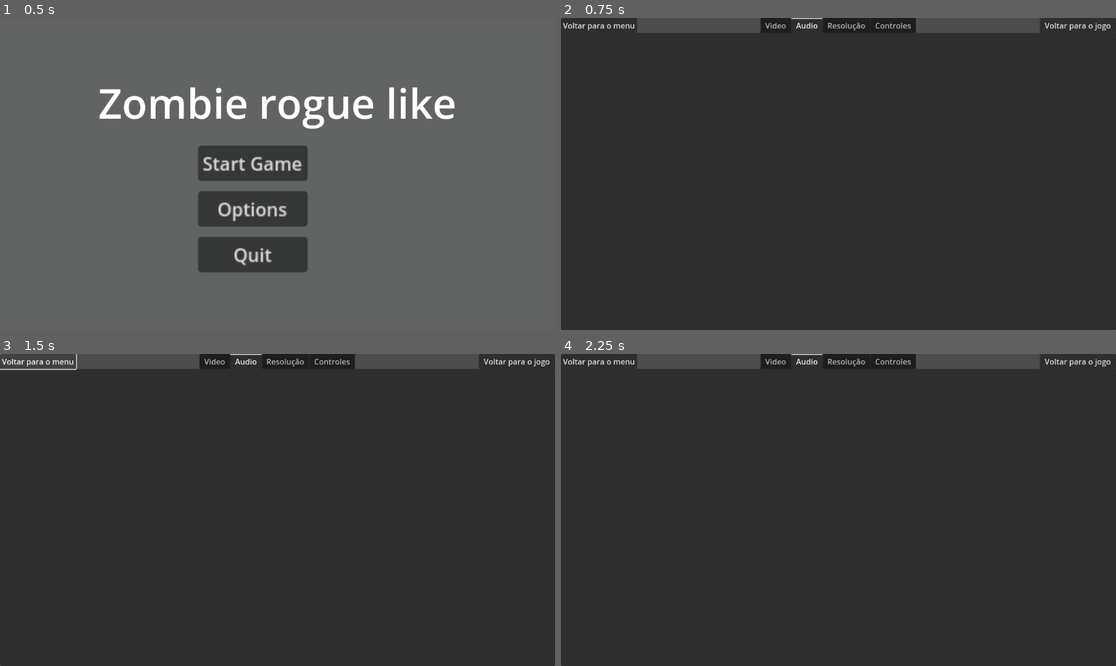
Above: before the commit, frames 1-4 (two rows, left to right).
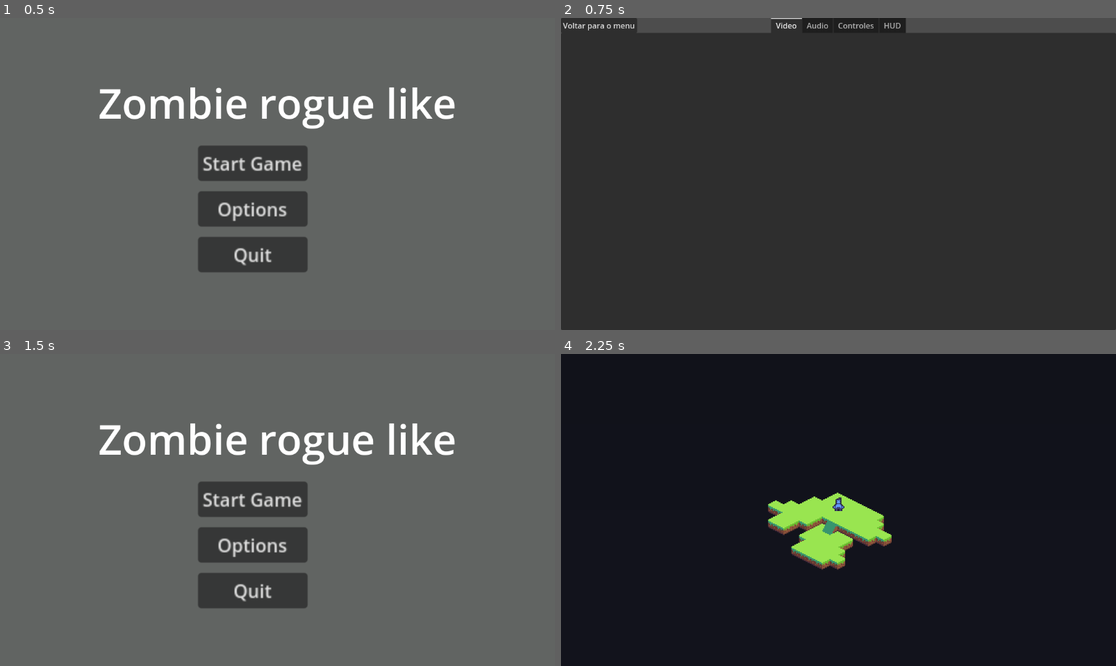
Above: after the commit, the same moments.

Repository: Kennykiller36/project-rogue-zombie
Game: Godot game, scene res://scenes/main_menu_scene/main_menu.tscn
Same seed, same stepped clock (60 frames per second), same inputs: the game is played once before the commit and once after it.
Inputs (mouse positions are in pixels of both pictures, inside the frame that each line leads up to):
- Up to frame 1 (0.5 s): no input
- Up to frame 2 (0.75 s): click "Options" at 0.5 s
- Up to frame 3 (1.5 s): click "Voltar para o menu" at 1.25 s
- Up to frame 4 (2.25 s): click (816, 500) at 2 s, where only the run after the commit has a clickable "Start Game"

Frame 1 is identical in both runs. In frame 2, 1.0% of the frame differs, in the area x 35-100%, y 0-5%; in frame 3, 92%; in frame 4, 99%, in the area x 0-100%, y 0-100%.
Error before the commit: Parse Error: Cannot infer the type of "is_in_game" variable because the value doesn't have a set type. (res://scenes/options_menu_scene/voltar_jogo_btn.gd:17)

Commit message:
Commit menu pause e menu de audio

Diff:
--- /dev/null
+++ b/default_bus_layout.tres
@@ -0,0 +1,15 @@
+[gd_resource type="AudioBusLayout" format=3 uid="uid://dveiowqt5yf85"]
+
+[resource]
+bus/1/name = &"Sfx"
+bus/1/solo = false
+bus/1/mute = false
+bus/1/bypass_fx = false
+bus/1/volume_db = 0.0
+bus/1/send = &"Master"
+bus/2/name = &"Musica"
+bus/2/solo = false
+bus/2/mute = false
+bus/2/bypass_fx = false
+bus/2/volume_db = 0.0
+bus/2/send = &"Master"
--- a/scenes/options_menu_scene/options_menu.gd
+++ b/scenes/options_menu_scene/options_menu.gd
@@ -1 +1,33 @@
 extends Control
+
+var audio_bus_master
+var audio_bus_sfx
+var audio_bus_musica
+
+func _ready():
+	process_mode = Node.PROCESS_MODE_ALWAYS
+	audio_bus_master= AudioServer.get_bus_index("Master")
+	audio_bus_sfx= AudioServer.get_bus_index("Sfx")
+	audio_bus_musica= AudioServer.get_bus_index("Musica")
+
+
+
+func _on_voltar_menu_btn_pressed():
+	get_tree().change_scene_to_file("res://scenes/main_menu_scene/main_menu.tscn")
+ # Replace with function body.
+
+
+func _on_audio_geral_slider_value_changed(value):
+	var db= linear_to_db(value)
+	AudioServer.set_bus_volume_db(audio_bus_master, db)
+
+
+func _on_audio_sfx_slider_value_changed(value):
+	var db= linear_to_db(value)
+	AudioServer.set_bus_volume_db(audio_bus_sfx, db)
+
+
+
+func _on_audio_musica_slider_value_changed(value):
+	var db= linear_to_db(value)
+	AudioServer.set_bus_volume_db(audio_bus_musica, db)
--- a/scenes/options_menu_scene/options_menu.tscn
+++ b/scenes/options_menu_scene/options_menu.tscn
@@ -4,6 +4,7 @@
 [ext_resource type="Script" uid="uid://cf6cdkdndb7rt" path="res://scenes/options_menu_scene/voltar_jogo_btn.gd" id="2_2v3r4"]
 
 [node name="OptionsMenuControl" type="Control"]
+process_mode = 4
 layout_mode = 3
 anchors_preset = 15
 anchor_right = 1.0
@@ -20,23 +21,109 @@
 grow_horizontal = 2
 grow_vertical = 2
 tab_alignment = 1
-current_tab = 1
+current_tab = 0
 
 [node name="Video" type="TabBar" parent="TabContainer"]
-visible = false
 layout_mode = 2
 metadata/_tab_index = 0
 
 [node name="Audio" type="TabBar" parent="TabContainer"]
+visible = false
 layout_mode = 2
 metadata/_tab_index = 1
 
-[node name="Resolução" type="TabBar" parent="TabContainer"]
+[node name="AudioGeralTxt" type="TextEdit" parent="TabContainer/Audio"]
+layout_mode = 1
+anchors_preset = -1
+anchor_left = 0.4105903
+anchor_top = 0.18638574
+anchor_right = 0.5043403
+anchor_bottom = 0.26094005
+offset_right = 7.0
+offset_bottom = -1.5258789e-05
+grow_horizontal = 2
+text = "Volume Geral"
+
+[node name="AudioGeralSlider" type="HSlider" parent="TabContainer/Audio"]
+layout_mode = 1
+anchors_preset = 14
+anchor_top = 0.5
+anchor_right = 1.0
+anchor_bottom = 0.5
+offset_left = 219.99998
+offset_top = -139.49998
+offset_right = 220.0
+offset_bottom = -123.499985
+grow_horizontal = 2
+grow_vertical = 2
+scale = Vector2(0.63023704, 0.63023704)
+max_value = 1.0
+value = 1.0
+
+[node name="AudioSfxTxt" type="TextEdit" parent="TabContainer/Audio"]
+layout_mode = 1
+anchors_preset = -1
+anchor_left = 0.37586805
+anchor_top = 0.35980552
+anchor_right = 0.5442708
+anchor_bottom = 0.43435982
+offset_top = -1.5258789e-05
+grow_horizontal = 2
+text = "Volume Efeitos Sonoros"
+metadata/_edit_use_anchors_ = true
+
+[node name="AudioSfxSlider" type="HSlider" parent="TabContainer/Audio"]
+layout_mode = 1
+anchors_preset = 14
+anchor_top = 0.5
+anchor_right = 1.0
+anchor_bottom = 0.5
+offset_left = 219.99998
+offset_top = -22.5
+offset_right = 220.0
+offset_bottom = -6.5
+grow_horizontal = 2
+grow_vertical = 2
+scale = Vector2(0.63023704, 0.63023704)
+max_value = 1.0
+value = 1.0
+
+[node name="AudioMusicaTxt" type="TextEdit" parent="TabContainer/Audio"]
+layout_mode = 1
+anchors_preset = -1
+anchor_left = 0.37586805
+anchor_top = 0.57050246
+anchor_right = 0.5442708
+anchor_bottom = 0.6450567
+offset_left = 20.0
+offset_top = -12.0000305
+offset_right = -24.0
+offset_bottom = -12.0
+grow_horizontal = 2
+text = "Volume da Música"
+
+[node name="AudioMusicaSlider" type="HSlider" parent="TabContainer/Audio"]
+layout_mode = 1
+anchors_preset = 14
+anchor_top = 0.5
+anchor_right = 1.0
+anchor_bottom = 0.5
+offset_left = 219.99998
+offset_top = 96.5
+offset_right = 220.0
+offset_bottom = 112.5
+grow_horizontal = 2
+grow_vertical = 2
+scale = Vector2(0.63023704, 0.63023704)
+max_value = 1.0
+value = 1.0
+
+[node name="Controles" type="TabBar" parent="TabContainer"]
 visible = false
 layout_mode = 2
 metadata/_tab_index = 2
 
-[node name="Controles" type="TabBar" parent="TabContainer"]
+[node name="HUD" type="TabBar" parent="TabContainer"]
 visible = false
 layout_mode = 2
 metadata/_tab_index = 3
@@ -56,3 +143,8 @@
 text = "Voltar para o jogo
 "
 script = ExtResource("2_2v3r4")
+
+[connection signal="value_changed" from="TabContainer/Audio/AudioGeralSlider" to="." method="_on_audio_geral_slider_value_changed"]
+[connection signal="value_changed" from="TabContainer/Audio/AudioSfxSlider" to="." method="_on_audio_sfx_slider_value_changed"]
+[connection signal="value_changed" from="TabContainer/Audio/AudioMusicaSlider" to="." method="_on_audio_musica_slider_value_changed"]
+[connection signal="pressed" from="VoltarMenuBtn" to="." method="_on_voltar_menu_btn_pressed"]
--- a/scenes/options_menu_scene/voltar_jogo_btn.gd
+++ b/scenes/options_menu_scene/voltar_jogo_btn.gd
@@ -1,21 +1,17 @@
 extends Button
 
 @export var gameplay_scene_path := "res://scenes/test_scene/test_scene.tscn"
-# ↑ change this to your actual gameplay scene path
 
 func _ready():
 	_update_visibility()
+	pressed.connect(_on_pressed)
 
 func _process(_delta):
 	_update_visibility()
 
 func _update_visibility():
-	var is_paused = get_tree().paused
-	var current_scene = get_tree().current_scene
+	visible = get_tree().paused
 
-	var is_in_game := (
-		current_scene != null
-		and current_scene.scene_file_path == gameplay_scene_path
-	)
-
-	visible = is_paused and is_in_game
+func _on_pressed():
+	get_tree().paused = false
+	get_tree().change_scene_to_file(gameplay_scene_path)
--- a/scenes/test_scene/game_scene_controller.gd
+++ b/scenes/test_scene/game_scene_controller.gd
@@ -2,4 +2,5 @@
 
 func _input(event):
 	if event.is_action_pressed("pause"):
+		get_tree().paused = true
 		get_tree().change_scene_to_file("res://scenes/options_menu_scene/options_menu.tscn")
